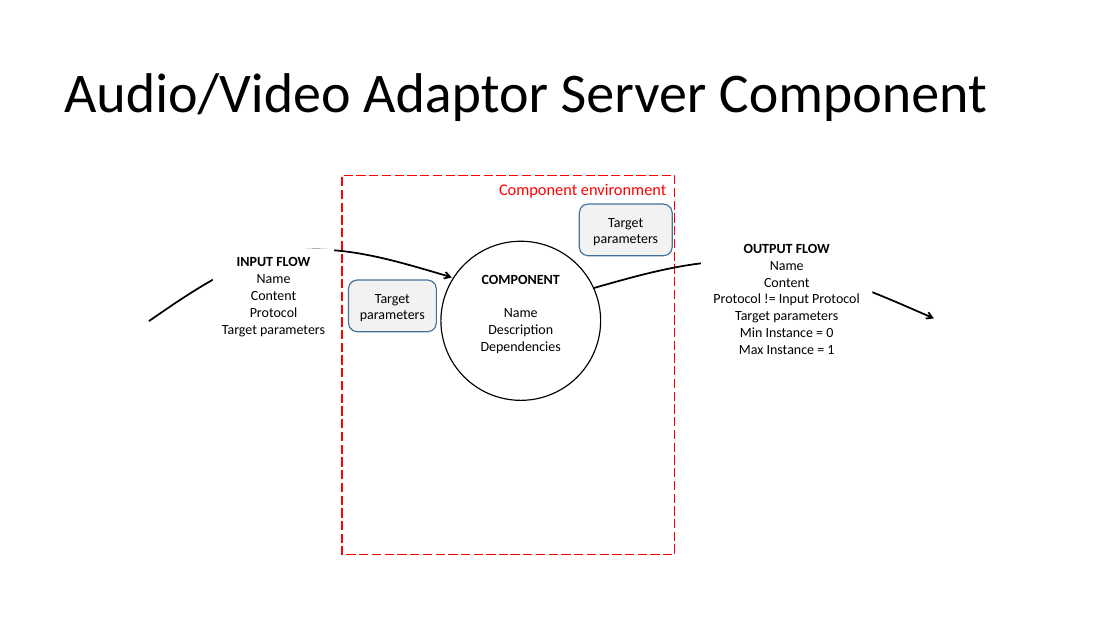
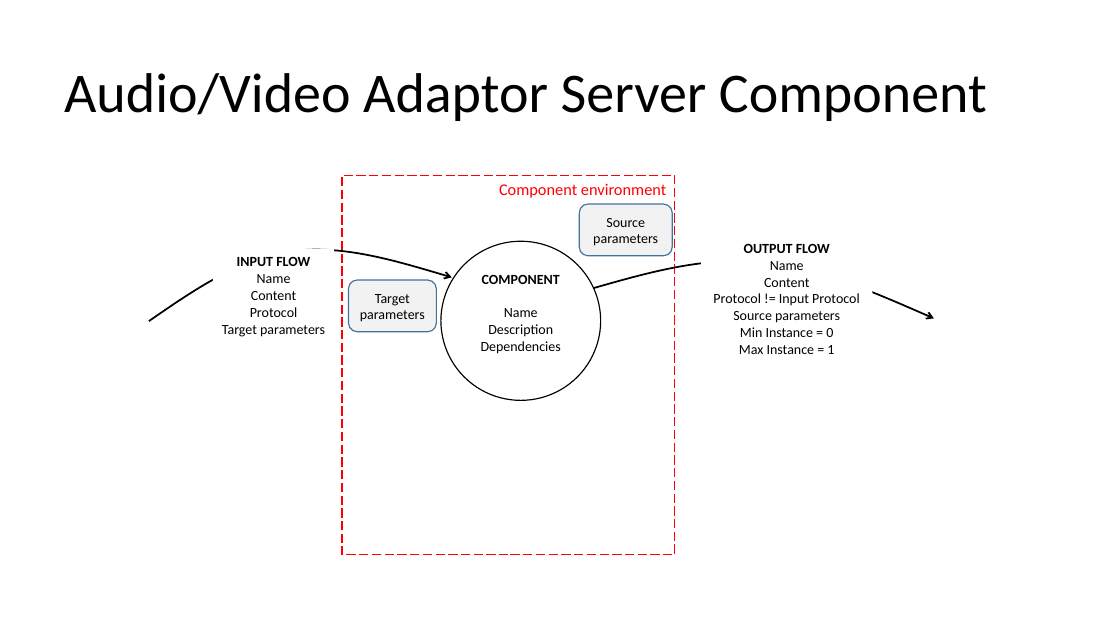
Before and after one commit to flecoqui/av-services, a slide deck: slide 6 of docs/img/ppt-schemas.pptx (slide 7 before the commit). Drawn at 1120x630 pixels with LibreOffice and Linux fonts; fonts in the diff are those of the drawing. Boxes give left, top, right and bottom in pixels: in the first picture for what was removed or moved away, otherwise in the second. Text is boxed around its words. In the diff, an @@ line names an element or a change of style, - is before the commit and + after.

```diff
--- a/docs/img/ppt-schemas.pptx
+++ b/docs/img/ppt-schemas.pptx
@@ text in rounded rectangle at (593,218,658,246): text changed @@
-Target parameters
+Source parameters
@@ text at (713,293,860,337): text changed @@
-Protocol != Input Protocol
-Target parameters
-Min Instance = 0
+Protocol != Input Protocol
+Source parameters
+Min Instance = 0
```
Also in this commit, not shown: 7 other slides changed, 8 slides added, 2 slides removed, 14 other files.
